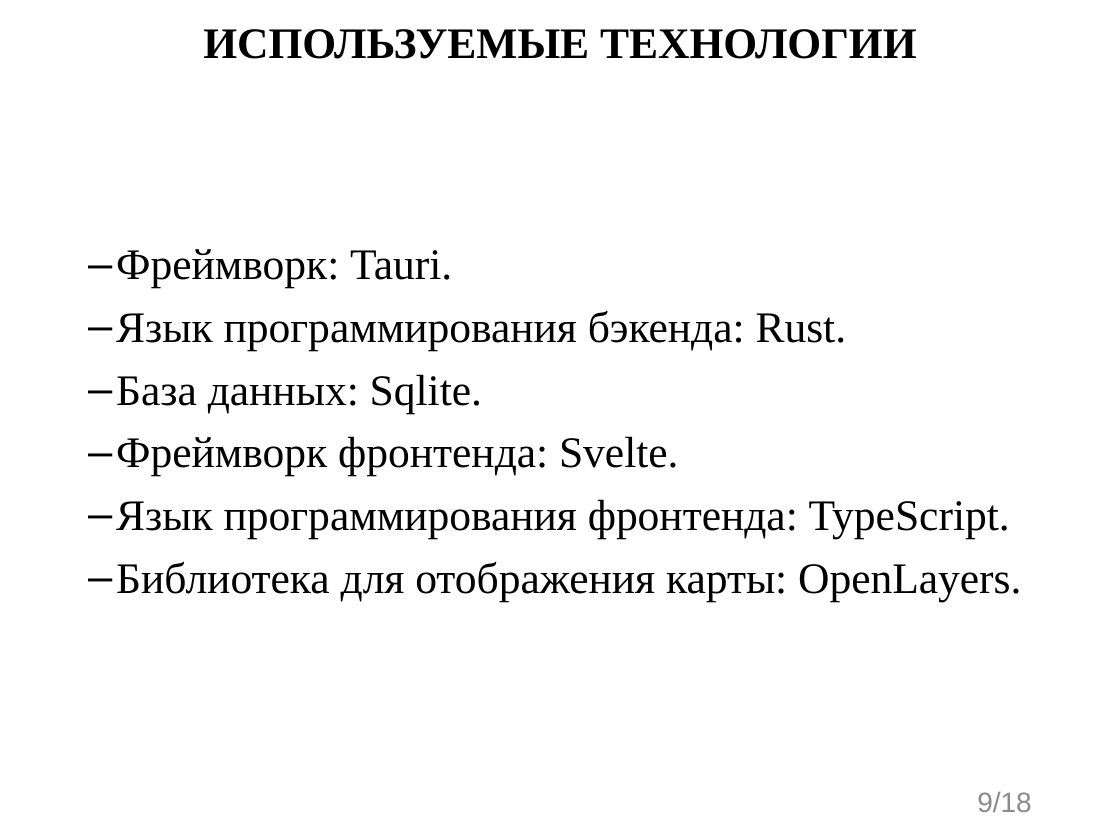
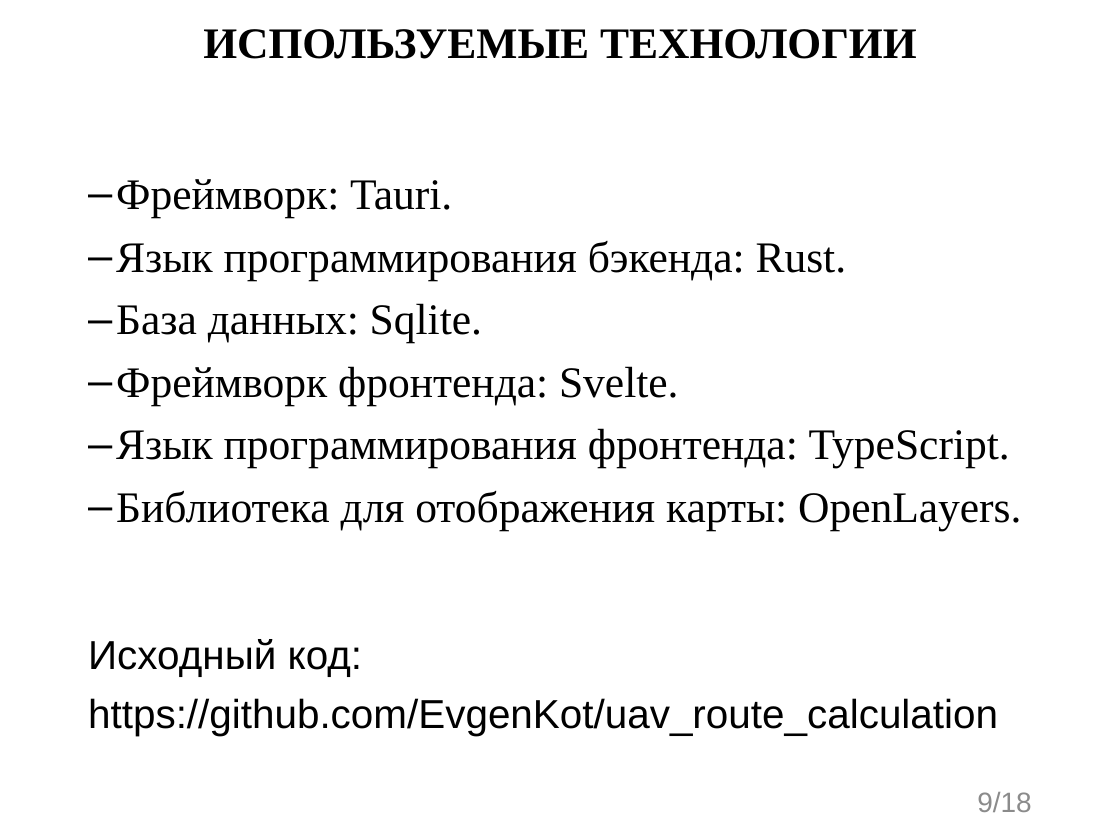
Before and after one commit to evgenkot/uav-route-calculation, a slide deck: slide 9 of doc/Raschupkin_EV_UAV_Route_Planning.pptx. Drawn at 1120x840 pixels with LibreOffice and Linux fonts; fonts in the diff are those of the drawing. Boxes give left, top, right and bottom in pixels: in the first picture for what was removed or moved away, otherwise in the second. Text is boxed around its words. In the diff, an @@ line names an element or a change of style, - is before the commit and + after.

```diff
--- a/doc/Raschupkin_EV_UAV_Route_Planning.pptx
+++ b/doc/Raschupkin_EV_UAV_Route_Planning.pptx
@@ text "Фреймворк: Tauri.": place and size @@
-text "Фреймворк: Tauri." at [116,249,1021,601]
+text "Фреймворк: Tauri." at [116,179,1021,531]
@@ text added at [88,639,998,736], 26 pt, text #000000 @@
+Исходный код:
+https://github.com/EvgenKot/uav_route_calculation
```
Also in this commit, not shown: 2 other slides changed, 3 other files.
